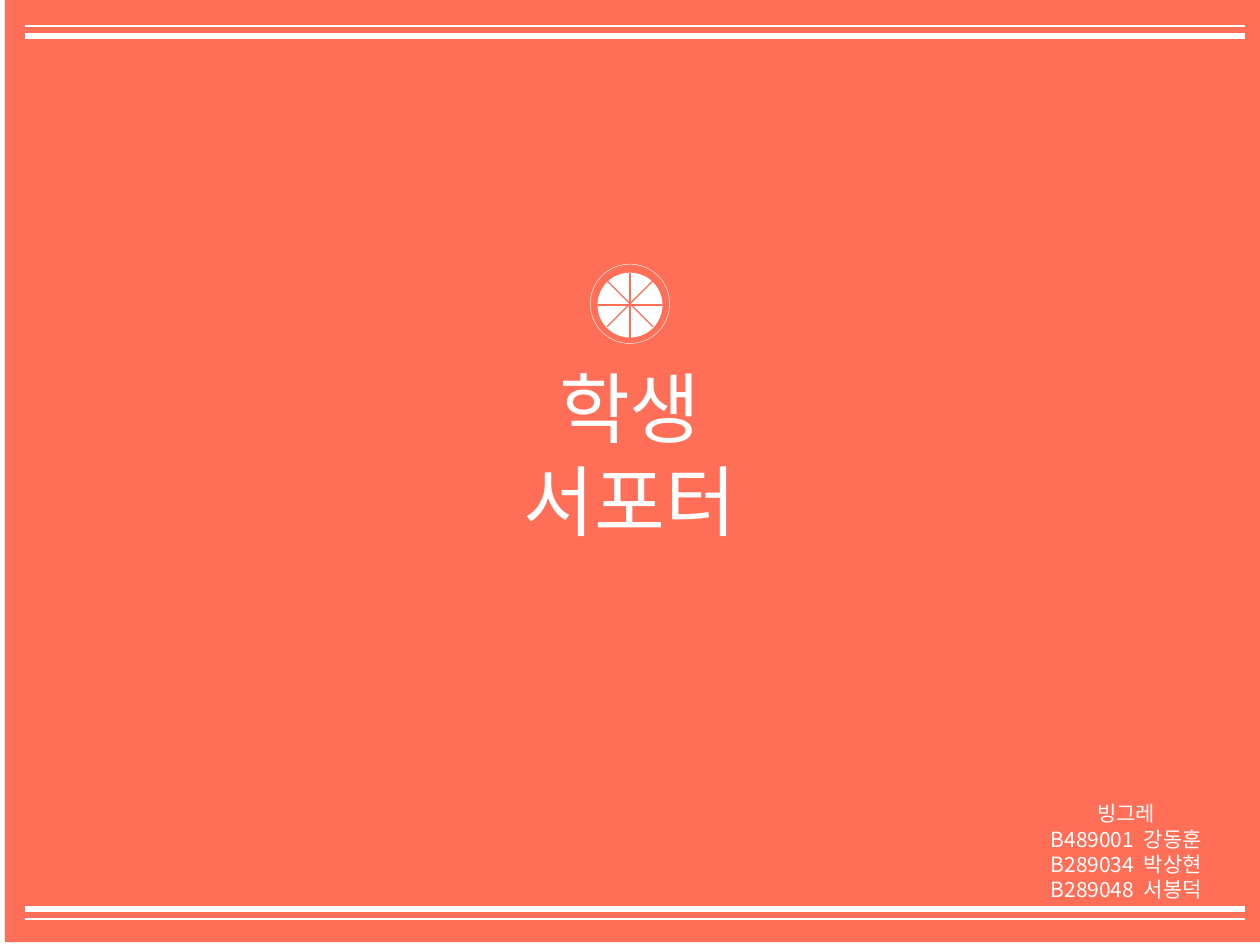
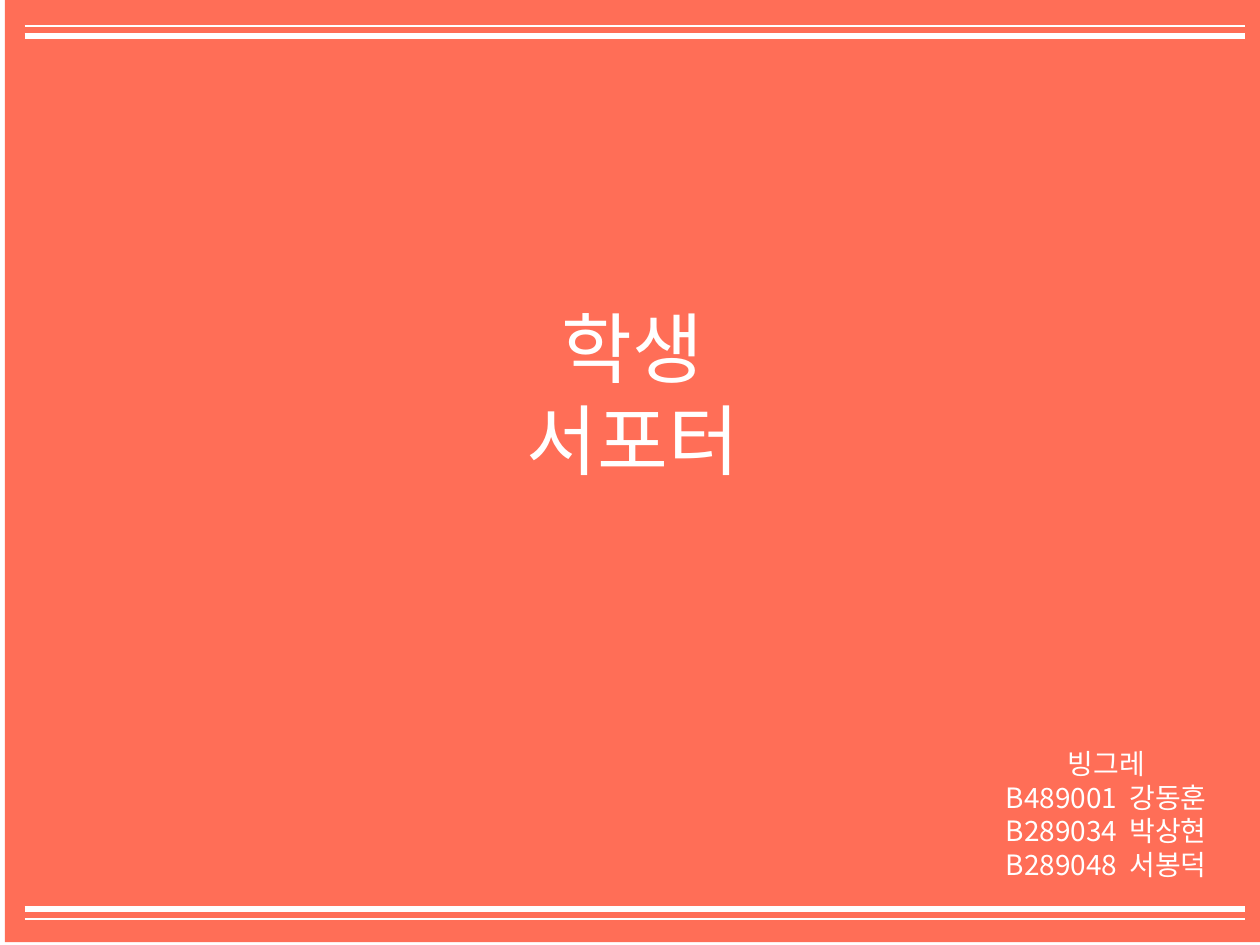
Before and after one commit to nanunnada/DB16_-, a slide deck: slide 1 of DB16_빙그레중간발표.pptx. Drawn at 1260x945 pixels with LibreOffice and Linux fonts; fonts in the diff are those of the drawing. Boxes give left, top, right and bottom in pixels: in the first picture for what was removed or moved away, otherwise in the second. Text is boxed around its words. In the diff, an @@ line names an element or a change of style, - is before the commit and + after.

```diff
--- a/DB16_빙그레중간발표.pptx
+++ b/DB16_빙그레중간발표.pptx
@@ text "학생": place and size @@
-text "학생" at <box>524,373,736,536</box>
+text "학생" at <box>527,313,739,475</box>
@@ group removed at <box>591,265,670,344</box>: 4 lines, 2 ellipses @@
@@ text "빙그레": place and size @@
-text "빙그레" at <box>1051,803,1202,899</box>
+text "빙그레" at <box>1006,751,1207,877</box>
@@ text "빙그레" at <box>1006,751,1207,877</box>: size 12 to 16 pt @@
```
Also in this commit, not shown: 1 other slide changed, 6 other files.
